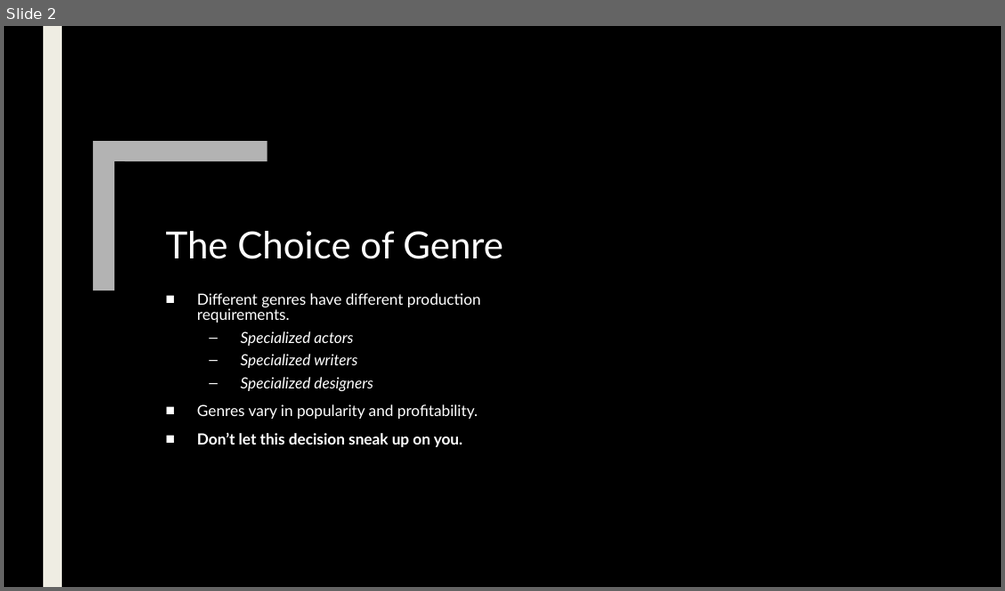
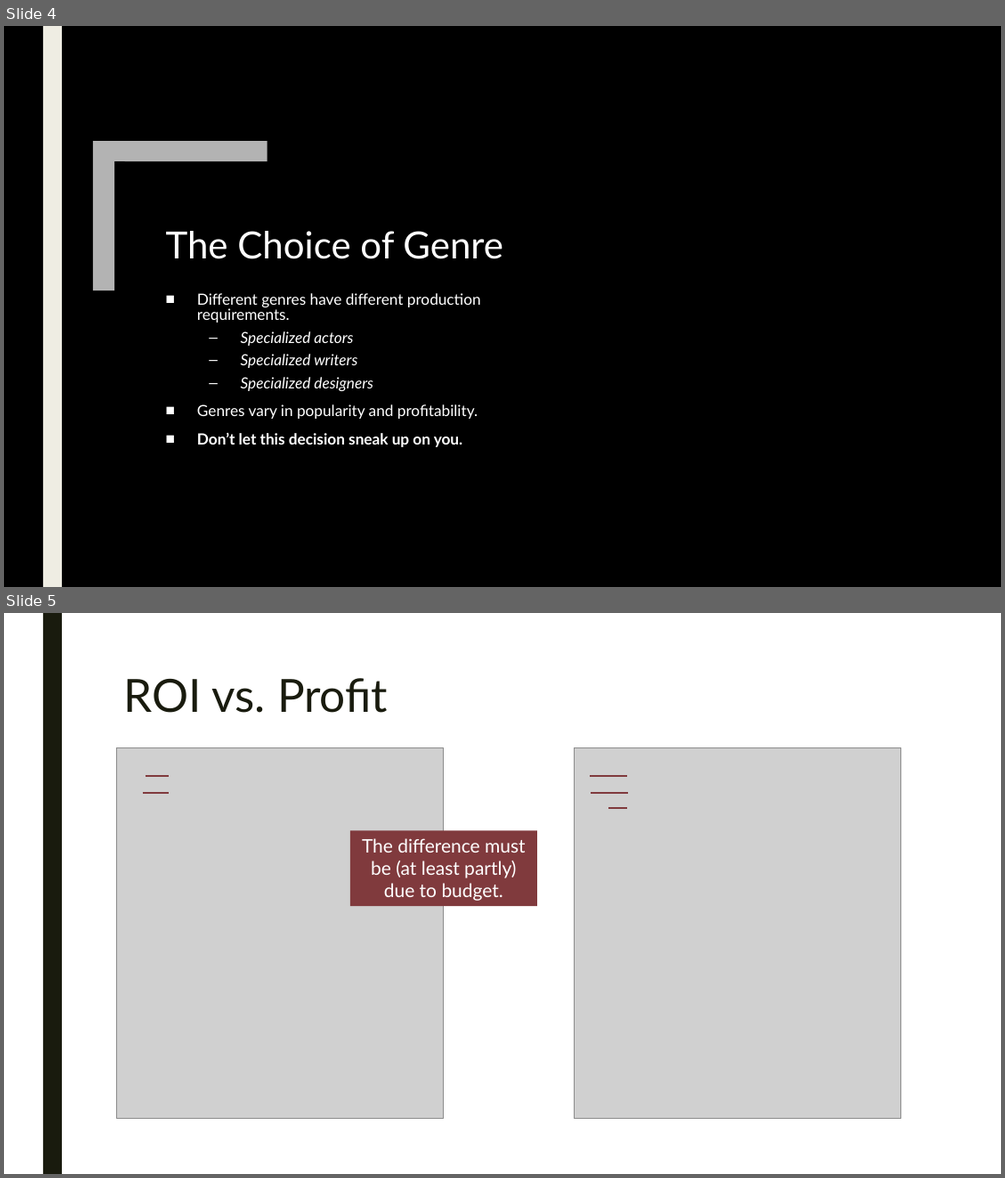
Before and after one commit to ndgigliotti/dsc-phase-1-project, a slide deck: presentation/presentation.pptx. Shown one above the other, each under a label of ours: slide 2 before the commit, slides 4 and 5 after it. The pictures are 1005x591 and 1005x1178 pixels, drawn with LibreOffice and Linux fonts; fonts in the diff are those of the drawing; grey boxes stand for pictures; background and template pictures are left out. Boxes give left, top, right and bottom in pixels: in the first picture for what was removed or moved away, otherwise in the second. Text is boxed around its words. In the diff, an @@ line names an element or a change of style, - is before the commit and + after.

```diff
--- a/presentation/presentation.pptx
+++ b/presentation/presentation.pptx
@@ slide 5 added at bbox=[4, 613, 1001, 1174], background #FFFFFF @@
@@ rectangle added at bbox=[43, 613, 62, 1174], fill #191B0E @@
@@ title added at bbox=[123, 678, 388, 713], 44 pt, text #191B0E @@
+ROI vs. Profit
@@ picture added at bbox=[116, 747, 444, 1118] @@
@@ picture added at bbox=[574, 747, 901, 1118] @@
@@ line added from (142, 793) to (169, 793), #803A3D 1.5 pt @@
@@ line added from (146, 776) to (169, 776), #803A3D 1.5 pt @@
@@ line added from (591, 776) to (627, 776), #803A3D 1.5 pt @@
@@ line added from (591, 793) to (628, 793), #803A3D 1.5 pt @@
@@ line added from (609, 808) to (627, 808), #803A3D 1.5 pt @@
@@ rectangle added at bbox=[350, 831, 537, 906], fill #803A3D, 18 pt, text #FFFFFF @@
+The difference must be (at least partly) due to budget.
@@ what was slide 2 is now slide 4 @@
```
Also in this commit, not shown: 1 slide changed, 8 other slides added, 7 slides removed, 1 other file.
